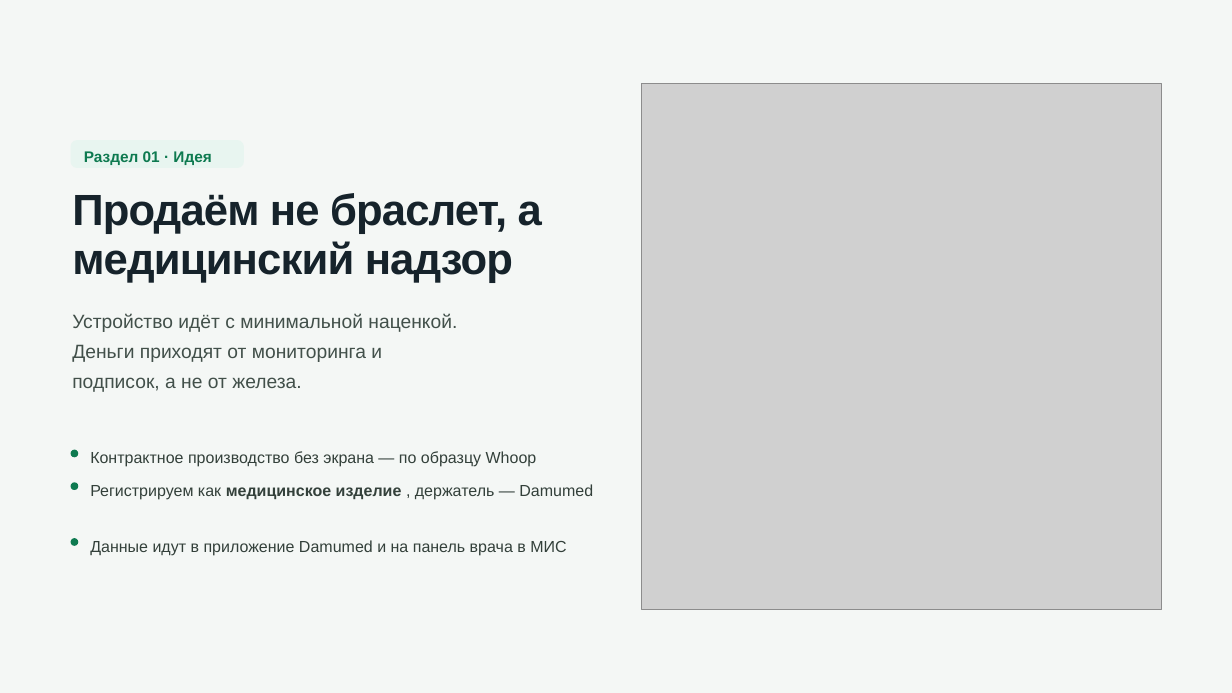
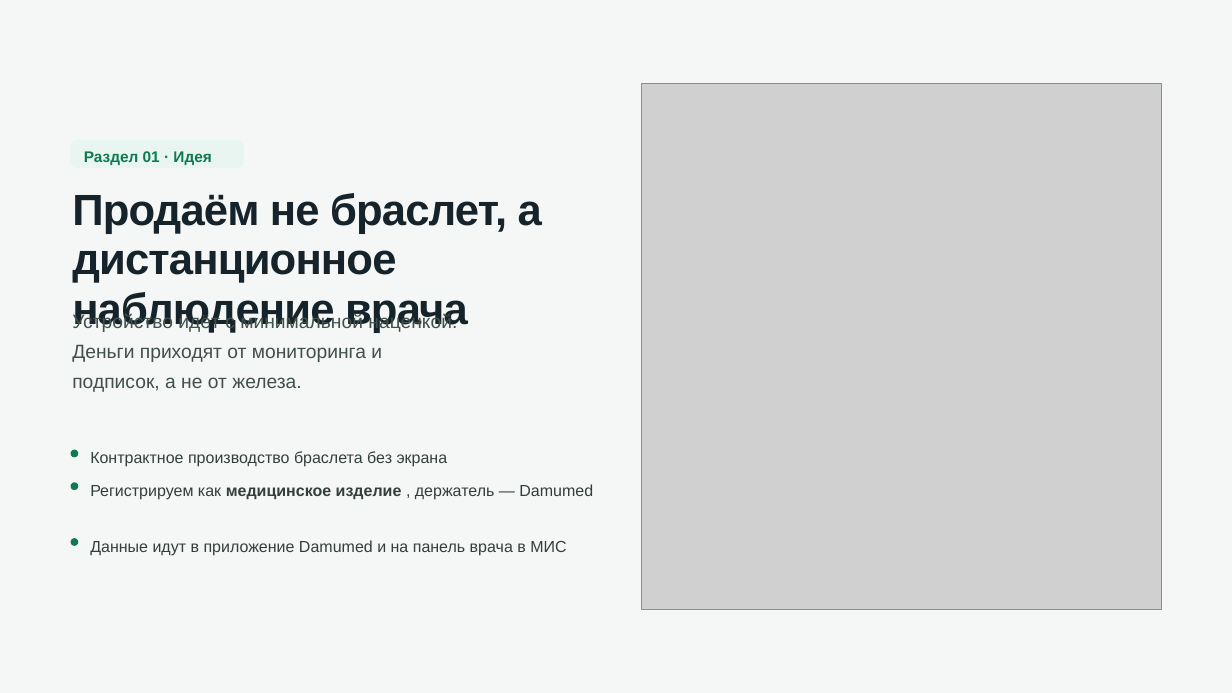
Before and after one commit to Beibute/damumed-band, a slide deck: slide 2 of files/damumed-band-prezentaciya.pptx. Drawn at 1232x693 pixels with LibreOffice and Linux fonts; fonts in the diff are those of the drawing; grey boxes stand for pictures. Boxes give left, top, right and bottom in pixels: in the first picture for what was removed or moved away, otherwise in the second. Text is boxed around its words. In the diff, an @@ line names an element or a change of style, - is before the commit and + after.

```diff
--- a/files/damumed-band-prezentaciya.pptx
+++ b/files/damumed-band-prezentaciya.pptx
@@ text at [72,193,542,333]: text changed @@
-Продаём не браслет, а медицинский надзор
+Продаём не браслет, а дистанционное наблюдение врача
@@ text at [90,451,448,467]: text changed @@
-Контрактное производство без экрана — по образцу Whoop
+Контрактное производство браслета без экрана
```
Also in this commit, not shown: 3 other slides changed, 2 other files.
